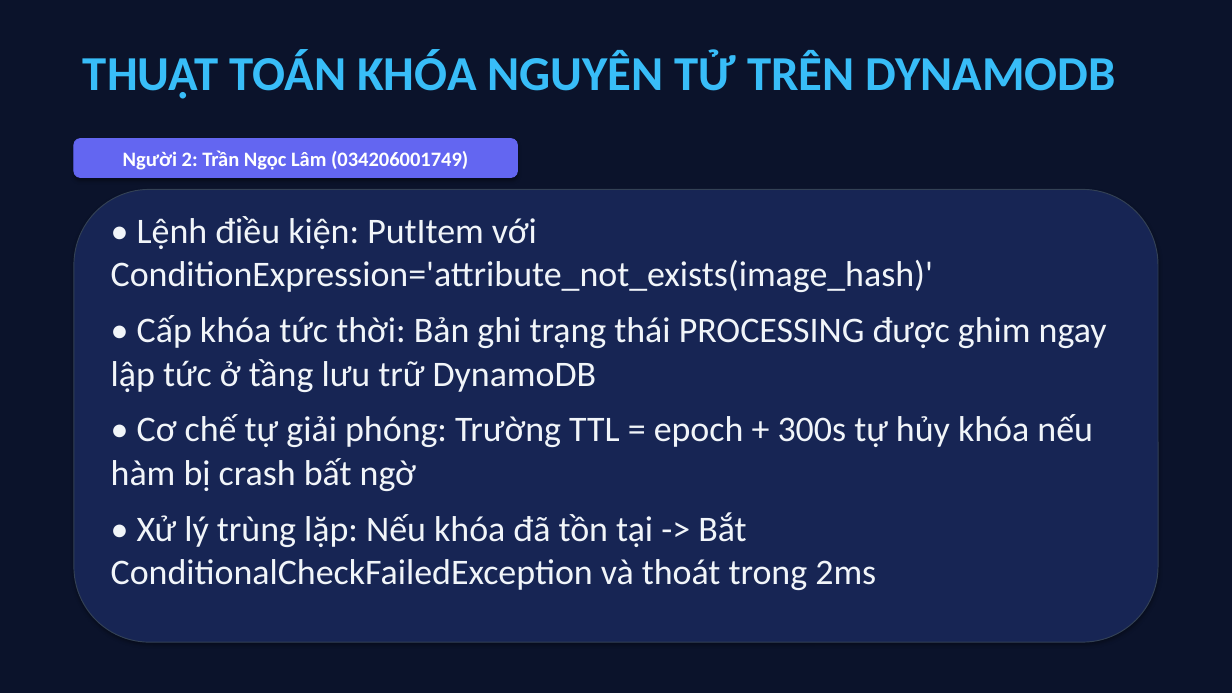
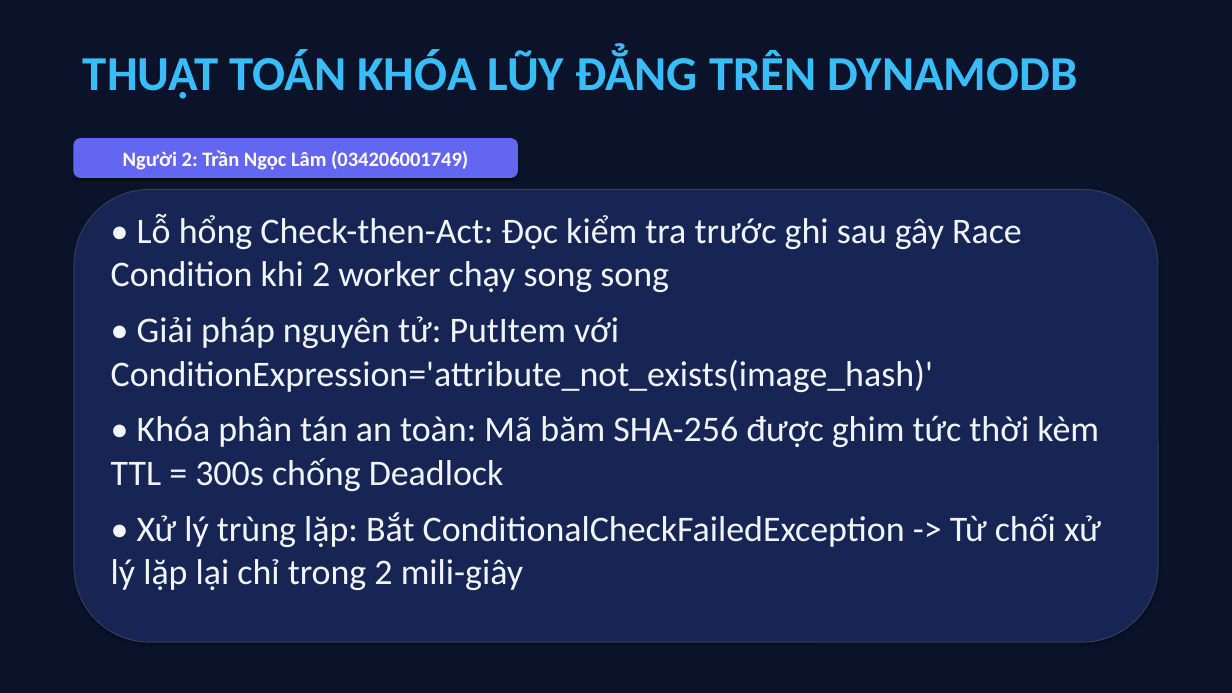
Before and after one commit to datdanghoccode/DTDM_XuLyAnh_Serverless, a slide deck: slide 7 of docs/DTDM_ThuyetTrinh_DeTai9.pptx (slide 13 before the commit). Drawn at 1232x693 pixels with LibreOffice and Linux fonts; fonts in the diff are those of the drawing. Boxes give left, top, right and bottom in pixels: in the first picture for what was removed or moved away, otherwise in the second. Text is boxed around its words. In the diff, an @@ line names an element or a change of style, - is before the commit and + after.

```diff
--- a/docs/DTDM_ThuyetTrinh_DeTai9.pptx
+++ b/docs/DTDM_ThuyetTrinh_DeTai9.pptx
@@ text at (83, 50, 1078, 99): text changed @@
-THUẬT TOÁN KHÓA NGUYÊN TỬ TRÊN DYNAMODB
+THUẬT TOÁN KHÓA LŨY ĐẲNG TRÊN DYNAMODB
@@ text at (111, 214, 1101, 590): text changed @@
-• Lệnh điều kiện: PutItem với ConditionExpression='attribute_not_exists(image_hash)'
-• Cấp khóa tức thời: Bản ghi trạng thái PROCESSING được ghim ngay lập tức ở tầng lưu trữ DynamoDB
-• Cơ chế tự giải phóng: Trường TTL = epoch + 300s tự hủy khóa nếu hàm bị crash bất ngờ
-• Xử lý trùng lặp: Nếu khóa đã tồn tại -> Bắt ConditionalCheckFailedException và thoát trong 2ms
+• Lỗ hổng Check-then-Act: Đọc kiểm tra trước ghi sau gây Race Condition khi 2 worker chạy song song
+• Giải pháp nguyên tử: PutItem với ConditionExpression='attribute_not_exists(image_hash)'
+• Khóa phân tán an toàn: Mã băm SHA-256 được ghim tức thời kèm TTL = 300s chống Deadlock
+• Xử lý trùng lặp: Bắt ConditionalCheckFailedException -> Từ chối xử lý lặp lại chỉ trong 2 mili-giây
```
Also in this commit, not shown: 11 other slides changed, 1 slide added, 12 slides removed.
